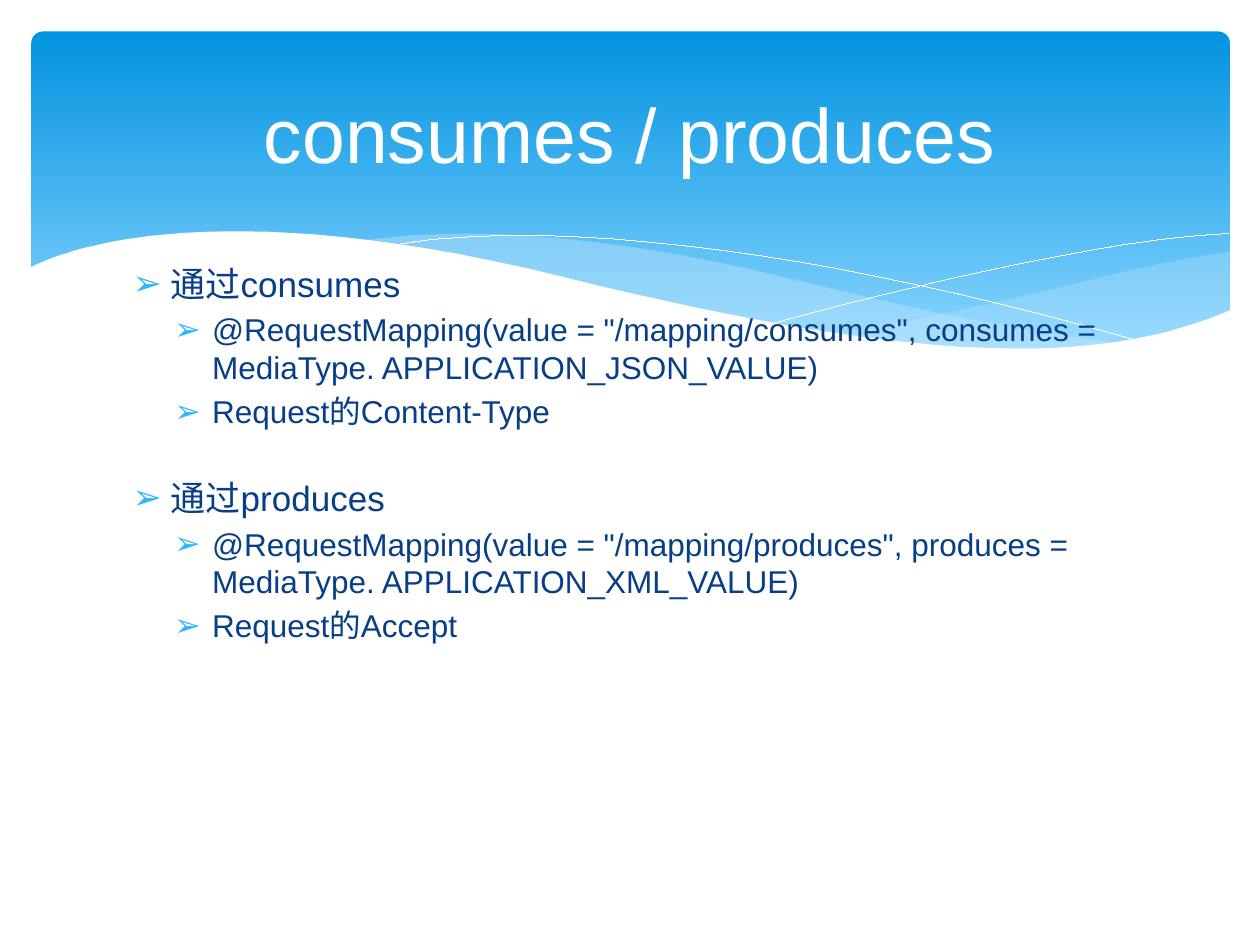
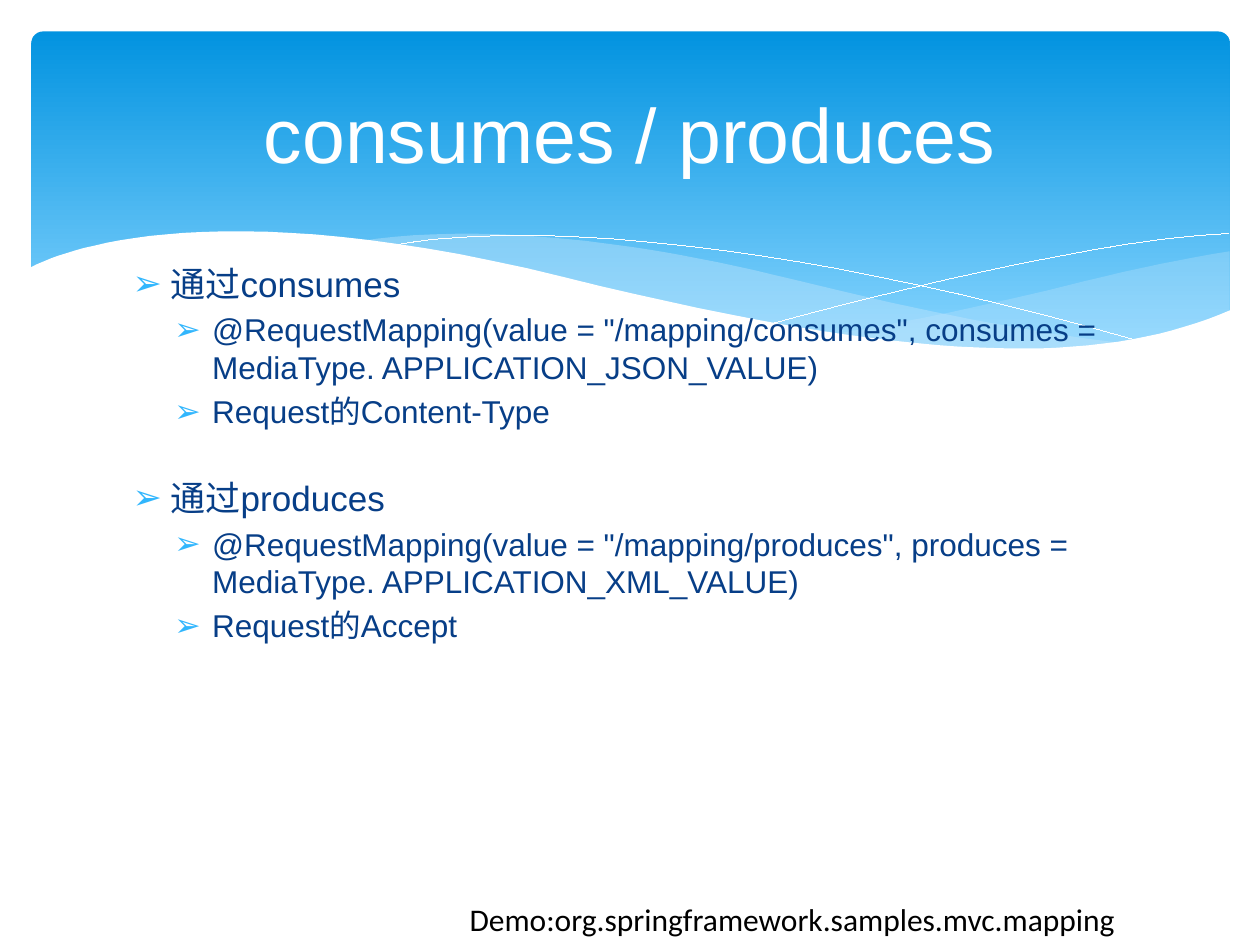
Before and after one commit to zjumty/spring-mvc-showcase, a slide deck: slide 8 of SpringMVC3.pptx. Drawn at 1260x945 pixels with LibreOffice and Linux fonts; fonts in the diff are those of the drawing. Boxes give left, top, right and bottom in pixels: in the first picture for what was removed or moved away, otherwise in the second. Text is boxed around its words. In the diff, an @@ line names an element or a change of style, - is before the commit and + after.

```diff
--- a/SpringMVC3.pptx
+++ b/SpringMVC3.pptx
@@ text added at [470, 909, 1115, 937], 18 pt, text #000000 @@
+Demo:org.springframework.samples.mvc.mapping
```
Also in this commit, not shown: 10 other slides changed, 3 slides added.
